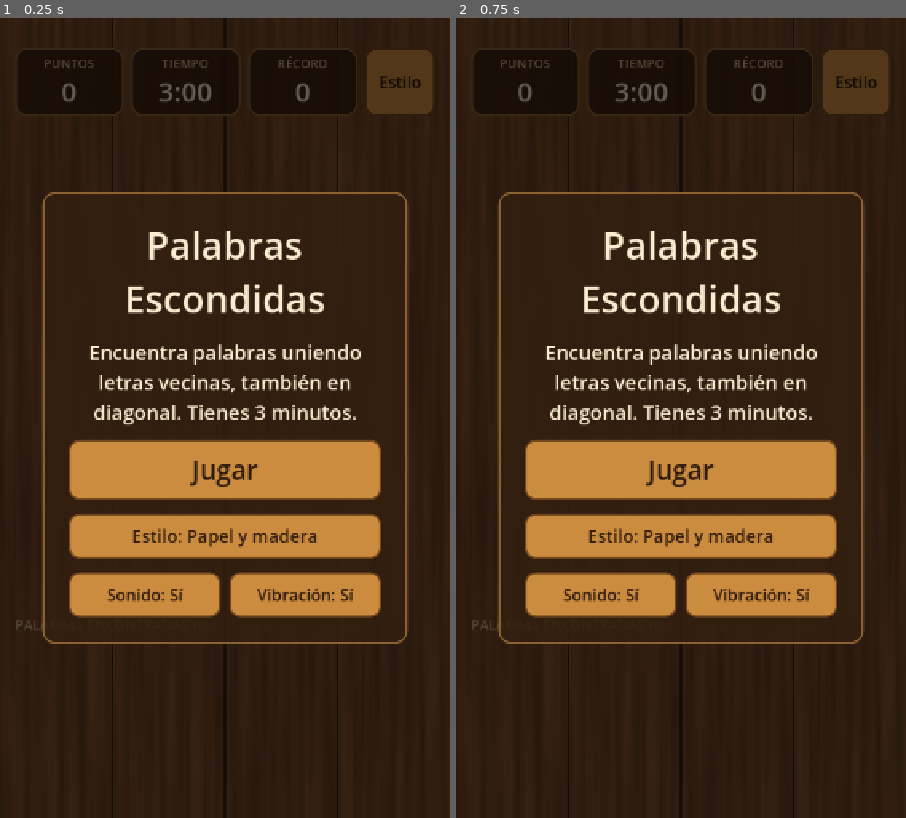
Above: before the commit, frames 1-2 (left to right).
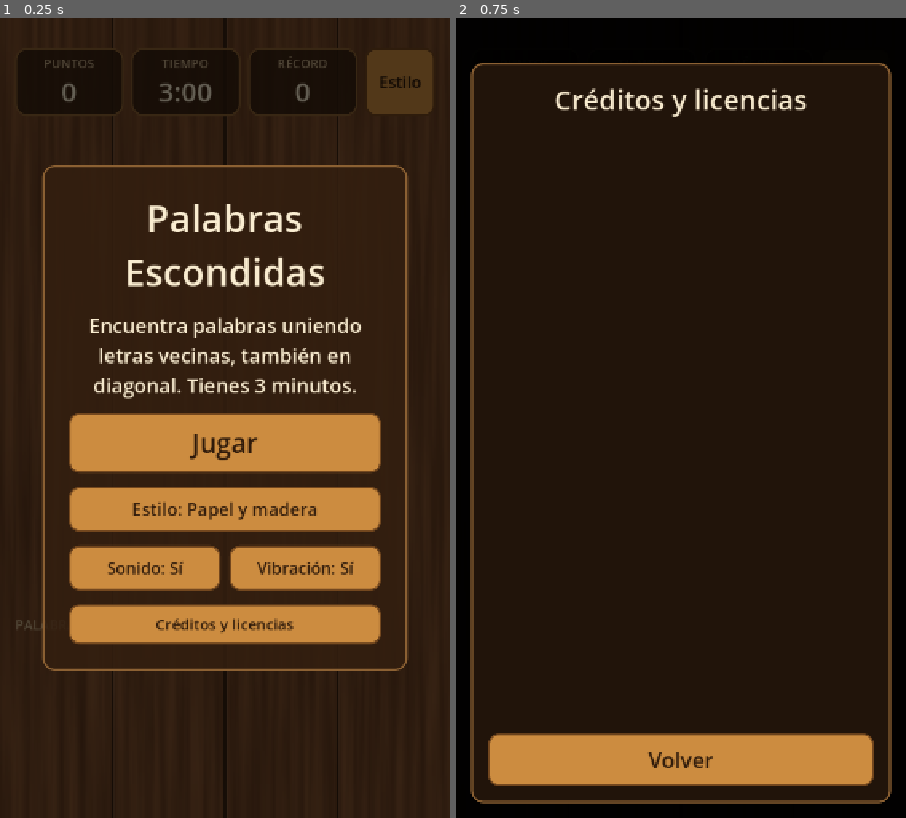
Above: after the commit, the same moments.

Repository: nawelitus/palabras-escondidas
Game: Godot game, scene res://main.tscn
Two runs of this game, one before a commit and one after it. Both use one fixed random seed, a clock stepped at 60 frames per second and the inputs below.
Inputs (mouse positions are in pixels of both pictures, inside the frame that each line leads up to):
- Up to frame 1 (0.25 s): no input
- Up to frame 2 (0.75 s): click (681, 626) at 0.5 s, where only the run after the commit has a clickable "Créditos y licencias"

The runs differ from the first frame. In frame 1, 18% of the frame differs, in the area x 9-91%, y 18-82%; in frame 2, 39%, in the area x 0-100%, y 0-100%.

Commit message:
feat: add credits screen, release export preset and debug board override
Add a scrollable credits and licenses screen with the dictionary credit and the open-source licenses of Godot and its components. Fix touch drags being swallowed by the text label and the word chips, which blocked scrolling. Add the Android Release preset (AAB, upload key read from environment variables) and a debug-only user://debug_board.txt override used for reproducible screenshots.

Diff:
--- /dev/null
+++ b/scripts/credits_view.gd
@@ -0,0 +1,181 @@
+class_name CreditsView
+extends Control
+## Full-screen credits and open-source licenses. The long text is built the first
+## time the screen is opened, so it costs nothing at startup.
+
+signal closed
+
+const APP_VERSION := "1.0.0"
+const REPO_URL := "https://github.com/nawelitus/palabras-escondidas"
+const TOP_MARGIN := 72
+const SIDE_MARGIN := 24
+
+var _panel: PanelContainer
+var _title: Label
+var _body: RichTextLabel
+var _scroll: ScrollContainer
+var _back_button: Button
+var _text_built := false
+var _building := false
+var _opened_at := 0
+
+
+func _init() -> void:
+	visible = false
+	_build()
+
+
+func set_skin(skin: GameSkin) -> void:
+	var panel_style := StyleBoxFlat.new()
+	# Opaque so the start panel underneath never shows through the long text.
+	panel_style.bg_color = Color(skin.panel_color.lerp(Color.BLACK, 0.35), 1.0)
+	panel_style.border_color = skin.panel_border_color
+	panel_style.set_border_width_all(skin.panel_border_width)
+	panel_style.set_corner_radius_all(skin.panel_radius)
+	panel_style.anti_aliasing = true
+	_panel.add_theme_stylebox_override("panel", panel_style)
+	_title.add_theme_color_override("font_color", skin.text_color)
+	_body.add_theme_color_override("default_color", skin.text_color)
+	var fills := {
+		"normal": skin.button_color,
+		"hover": skin.button_color.lightened(0.12),
+		"pressed": skin.button_color.darkened(0.15),
+		"focus": skin.button_color,
+	}
+	for state: String in fills:
+		var style := StyleBoxFlat.new()
+		style.bg_color = fills[state]
+		style.border_color = skin.button_border_color
+		style.set_border_width_all(skin.button_border_width)
+		style.set_corner_radius_all(skin.button_radius)
+		style.anti_aliasing = true
+		_back_button.add_theme_stylebox_override(state, style)
+	for key in ["font_color", "font_hover_color", "font_pressed_color", "font_focus_color"]:
+		_back_button.add_theme_color_override(key, skin.button_text_color)
+
+
+func show_credits() -> void:
+	_scroll.scroll_vertical = 0
+	visible = true
+	if _text_built or _building:
+		return
+	# Show the screen right away and fill the long text after two frames, so the
+	# tap feels instant even on slow phones.
+	_building = true
+	_body.text = "Cargando…"
+	await get_tree().process_frame
+	await get_tree().process_frame
+	_opened_at = Time.get_ticks_msec()
+	_body.text = _credits_text()
+	_text_built = true
+	_building = false
+
+
+func _on_body_finished() -> void:
+	if OS.is_debug_build() and _opened_at > 0:
+		print("DEBUG credits_layout_ms=%d chars=%d" % [Time.get_ticks_msec() - _opened_at, _body.text.length()])
+		_opened_at = 0
+
+
+func hide_credits() -> void:
+	visible = false
+	closed.emit()
+
+
+func _build() -> void:
+	var dim := ColorRect.new()
+	dim.color = Color(0, 0, 0, 0.95)
+	add_child(dim)
+	dim.set_anchors_and_offsets_preset(Control.PRESET_FULL_RECT)
+
+	var margin := MarginContainer.new()
+	margin.add_theme_constant_override("margin_left", SIDE_MARGIN)
+	margin.add_theme_constant_override("margin_right", SIDE_MARGIN)
+	margin.add_theme_constant_override("margin_top", TOP_MARGIN)
+	margin.add_theme_constant_override("margin_bottom", SIDE_MARGIN)
+	add_child(margin)
+	margin.set_anchors_and_offsets_preset(Control.PRESET_FULL_RECT)
+
+	_panel = PanelContainer.new()
+	margin.add_child(_panel)
+	var inner := MarginContainer.new()
+	for side in ["left", "right", "top", "bottom"]:
+		inner.add_theme_constant_override("margin_" + side, 24)
+	_panel.add_child(inner)
+	var column := VBoxContainer.new()
+	column.add_theme_constant_override("separation", 16)
+	inner.add_child(column)
+
+	_title = Label.new()
+	_title.text = "Créditos y licencias"
+	_title.horizontal_alignment = HORIZONTAL_ALIGNMENT_CENTER
+	_title.add_theme_font_size_override("font_size", 44)
+	column.add_child(_title)
+
+	_scroll = ScrollContainer.new()
+	_scroll.size_flags_vertical = Control.SIZE_EXPAND_FILL
+	_scroll.horizontal_scroll_mode = ScrollContainer.SCROLL_MODE_DISABLED
+	column.add_child(_scroll)
+	_body = RichTextLabel.new()
+	_body.bbcode_enabled = false
+	_body.fit_content = true
+	_body.scroll_active = false
+	_body.threaded = true  # lay out the long text in a background thread
+	_body.finished.connect(_on_body_finished)
+	_body.autowrap_mode = TextServer.AUTOWRAP_WORD_SMART
+	_body.size_flags_horizontal = Control.SIZE_EXPAND_FILL
+	# PASS lets touch drags reach the ScrollContainer; STOP would swallow them.
+	_body.mouse_filter = Control.MOUSE_FILTER_PASS
+	_body.add_theme_font_size_override("normal_font_size", 22)
+	_scroll.add_child(_body)
+
+	_back_button = Button.new()
+	_back_button.text = "Volver"
+	_back_button.focus_mode = Control.FOCUS_NONE
+	_back_button.custom_minimum_size = Vector2(0, 84)
+	_back_button.add_theme_font_size_override("font_size", 34)
+	_back_button.pressed.connect(Feedback.click)
+	_back_button.pressed.connect(hide_credits)
+	column.add_child(_back_button)
+
+
+func _credits_text() -> String:
+	var text := "Palabras Escondidas\nVersión %s\n\n" % APP_VERSION
+	text += "DICCIONARIO\n"
+	text += "Las palabras provienen de los diccionarios Hunspell es_ES y es_AR del proyecto RLA-ES "
+	text += "(Recursos Lingüísticos Abiertos del Español), con licencia MPL 1.1 "
+	text += "(https://www.mozilla.org/MPL/1.1/). Para este juego se expandieron las formas, "
+	text += "se quitaron las tildes y se descartaron nombres propios y siglas. "
+	text += "La lista modificada y el programa que la genera están disponibles en:\n%s\n\n" % REPO_URL
+	text += "MOTOR Y FUENTE\n"
+	text += "Hecho con Godot Engine (https://godotengine.org). "
+	text += "El texto usa la fuente Open Sans, con licencia SIL Open Font License 1.1.\n\n"
+	text += "LICENCIA DE GODOT ENGINE\n%s\n\n" % _reflow(Engine.get_license_text().strip_edges())
+	text += "COMPONENTES DE TERCEROS DE GODOT\n%s\n\n" % _components_text()
+	text += "TEXTOS DE LAS LICENCIAS\n%s\n" % _licenses_text()
+	return text
+
+
+## Joins hard-wrapped lines into paragraphs; blank lines still separate paragraphs.
+func _reflow(text: String) -> String:
+	var marker := "\u0001"
+	return text.replace("\n\n", marker).replace("\n", " ").replace(marker, "\n\n")
+
+
+func _components_text() -> String:
+	var lines := PackedStringArray()
+	for component: Dictionary in Engine.get_copyright_info():
+		lines.append("• %s" % component["name"])
+		for part: Dictionary in component["parts"]:
+			for line in part["copyright"]:
+				lines.append("    %s" % line)
+			lines.append("    Licencia: %s" % part["license"])
+	return "\n".join(lines)
+
+
+func _licenses_text() -> String:
+	var info := Engine.get_license_info()
+	var chunks := PackedStringArray()
+	for license_name: String in info:
+		chunks.append("--- %s ---\n%s" % [license_name, String(info[license_name]).strip_edges()])
+	return "\n\n".join(chunks)
--- a/scripts/main.gd
+++ b/scripts/main.gd
@@ -44,6 +44,8 @@
 var _toggle_row: HBoxContainer
 var _sound_button: Button
 var _haptics_button: Button
+var _credits_button: Button
+var _credits: CreditsView
 var _last_second := 0
 
 var _panels: Array[PanelContainer] = []
@@ -97,8 +99,10 @@
 		NOTIFICATION_APPLICATION_PAUSED, NOTIFICATION_APPLICATION_FOCUS_OUT:
 			_pause_round()
 		NOTIFICATION_WM_GO_BACK_REQUEST:
-			# Android back button: pause mid-round, otherwise leave the game.
-			if _state == State.PLAYING:
+			# Android back button: close the credits, pause mid-round, otherwise leave the game.
+			if _credits != null and _credits.visible:
+				_credits.hide_credits()
+			elif _state == State.PLAYING:
 				_pause_round()
 			else:
 				get_tree().quit()
@@ -165,6 +169,9 @@
 	scroll.add_child(_found_flow)
 
 	_build_overlay()
+	_credits = CreditsView.new()
+	add_child(_credits)
+	_credits.set_anchors_and_offsets_preset(Control.PRESET_FULL_RECT)
 	_update_labels()
 
 
@@ -233,6 +240,11 @@
 	_haptics_button.pressed.connect(_on_haptics_toggled)
 	_toggle_row.add_child(_haptics_button)
 	_refresh_toggle_texts()
+
+	_credits_button = _make_button("Créditos y licencias", 24)
+	_credits_button.custom_minimum_size = Vector2(0, 64)
+	_credits_button.pressed.connect(func() -> void: _credits.show_credits())
+	box.add_child(_credits_button)
 
 
 func _add_stat(parent: Control, caption: String) -> Label:
@@ -293,6 +305,7 @@
 	for button in _buttons:
 		_style_button(button, skin)
 	_overlay_skin_button.text = "Estilo: " + skin.display_name
+	_credits.set_skin(skin)
 	_rebuild_found_chips()
 	_update_timer()
 
@@ -350,6 +363,7 @@
 func _add_chip(word: String, at_front: bool) -> void:
 	var skin := _current_skin()
 	var chip := PanelContainer.new()
+	chip.mouse_filter = Control.MOUSE_FILTER_PASS  # let drags scroll the word list
 	chip.add_theme_stylebox_override("panel", _chip_style(skin))
 	var label := Label.new()
 	label.text = word.to_upper()
@@ -391,6 +405,8 @@
 func _start_round() -> void:
 	var started := Time.get_ticks_msec()
 	var board := _generator.generate_playable(_dictionary, MIN_PLAYABLE_WORDS)
+	if OS.is_debug_build():
+		board = _debug_board_override(board)
 	_solutions = BoardSolver.solve(board, _dictionary)
 	if OS.is_debug_build():
 		print("DEBUG round_start_ms=%d" % (Time.get_ticks_msec() - started))
@@ -530,10 +546,21 @@
 	_play_button.visible = show_buttons
 	_overlay_skin_button.visible = show_buttons
 	_toggle_row.visible = show_buttons
+	_credits_button.visible = show_buttons
 	_overlay.visible = true
 
 
 # --- Debug -----------------------------------------------------------------
+
+## Debug builds only: user://debug_board.txt holds 16 comma-separated tiles that
+## replace the random board (used to take reproducible store screenshots).
+func _debug_board_override(fallback: PackedStringArray) -> PackedStringArray:
+	var path := "user://debug_board.txt"
+	if not FileAccess.file_exists(path):
+		return fallback
+	var tiles := FileAccess.get_file_as_string(path).strip_edges().split(",")
+	return tiles if tiles.size() == BoardView.SIZE * BoardView.SIZE else fallback
+
 
 ## Prints geometry and a few solvable words so UI tests on a device/emulator
 ## can drive the board without guessing.
--- /dev/null
+++ b/tools/solve_board.gd
@@ -0,0 +1,19 @@
+extends SceneTree
+## Lists the words of a board with one tracing path each, longest first.
+## Run: godot --headless --path . --quit-after 600 -s tools/solve_board.gd -- e,s,c,o,d,i,d,n,a,s,t,e,l,o,r,a [max_words]
+
+
+func _initialize() -> void:
+	var args := OS.get_cmdline_user_args()
+	var board := PackedStringArray(args[0].split(","))
+	var limit := int(args[1]) if args.size() > 1 else 40
+	var dictionary := WordDictionary.new()
+	dictionary.load_from_file("res://data/words_es.txt")
+	var solutions := BoardSolver.solve(board, dictionary)
+	var words: Array = solutions.keys()
+	words.sort_custom(func(a: String, b: String) -> bool:
+		return a.length() > b.length() or (a.length() == b.length() and a < b))
+	print("words=%d" % words.size())
+	for i in mini(limit, words.size()):
+		print("%s %s" % [words[i], solutions[words[i]]])
+	quit()
Not shown, changed: export_presets.cfg
Not shown, added: scripts/credits_view.gd.uid
Not shown, added: tools/solve_board.gd.uid
